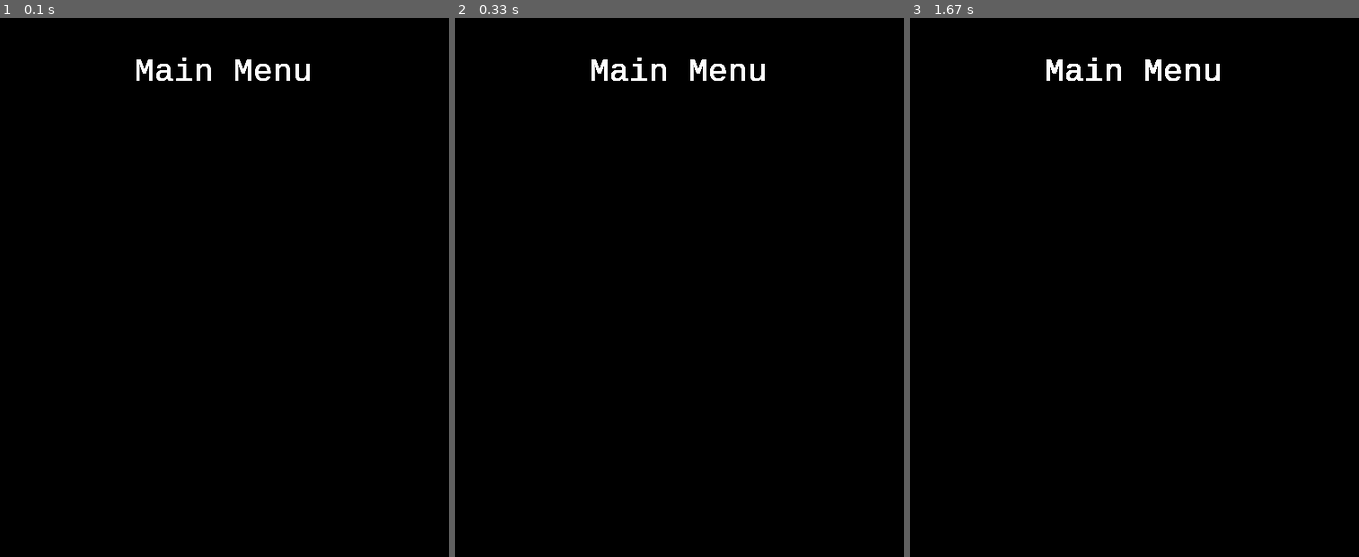
Above: before the commit, frames 1-3 (left to right).
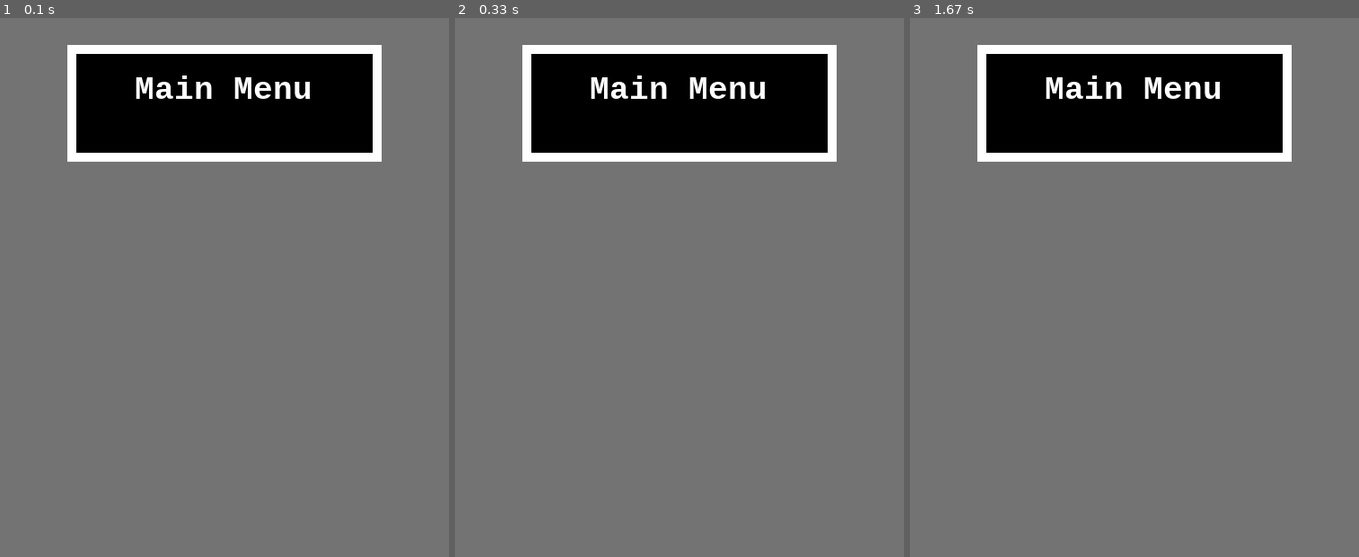
Above: after the commit, the same moments.

Repository: DenisSanchezz/PygameCarProject
Game: pygame game, started from Car Game/CarGame.py
Same seed, same stepped clock (60 frames per second), same inputs: the game is played once before the commit and once after it.
Inputs:
- Up to frame 1 (0.1 s): no input
- Up to frame 2 (0.33 s): no input
- Up to frame 3 (1.67 s): no input

The runs differ from the first frame. In frame 1, 89% of the frame differs, in the area x 0-100%, y 0-100%; in frame 2, 89%; in frame 3, 89%.

Commit message:
updated menu banner

Diff:
--- a/Car Game/CarGame.py
+++ b/Car Game/CarGame.py
@@ -1,8 +1,17 @@
 import pygame
 
 def menu(screen, menuFont, menuText, textColor):
+    #bg
+    screen.fill('0x737373')
+    #rectangles to overlay menu text on
+    pygame.draw.rect(screen, "0x000000", [75, 30, 350, 130], 100)
+    pygame.draw.rect(screen, "0xFFFFFF", [75, 30, 350, 130], 10)
+
+    #render the text
     mainMenuBannerText = menuFont.render(menuText, True, textColor)
-    screen.blit(mainMenuBannerText, (150, 40))
+    screen.blit(mainMenuBannerText, (150, 60))
+
+
 
 def main():
     # init()
@@ -15,8 +24,8 @@
     pygame.display.set_caption('The Swift and the Sulky')
 
     # setup the menu variables
-    menuFont = pygame.font.SysFont("Consolas", 40)
-    textColor = (255, 255, 255)
+    menuFont = pygame.font.SysFont("Consolas", 40, bold=True)
+    textColor = ('0xFFFFFF')
     menuText = "Main Menu"
 
     # loop variables
